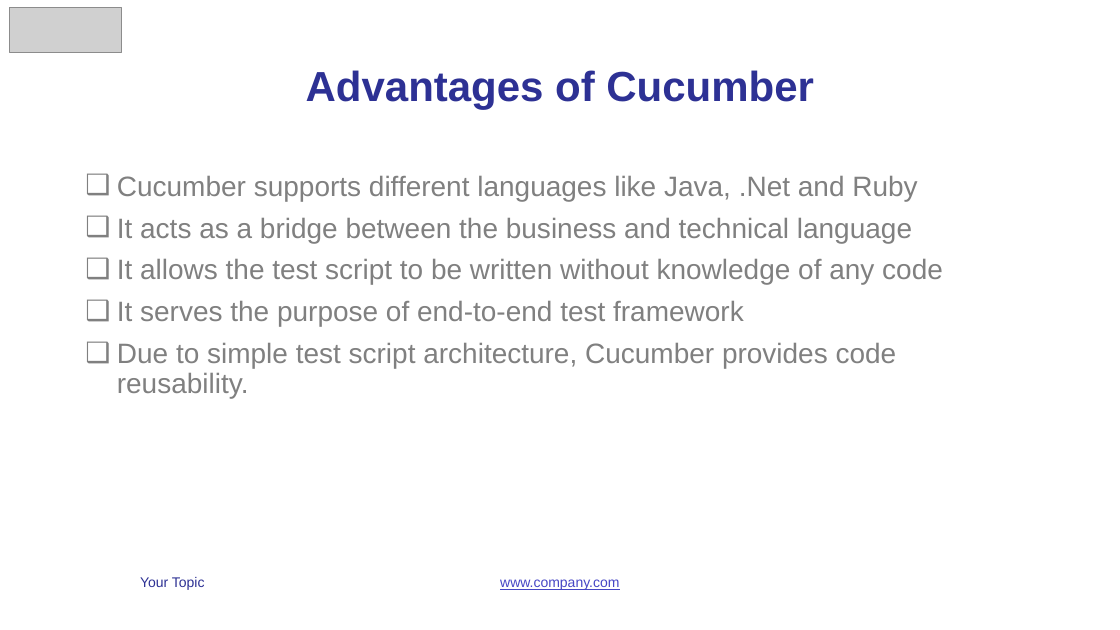
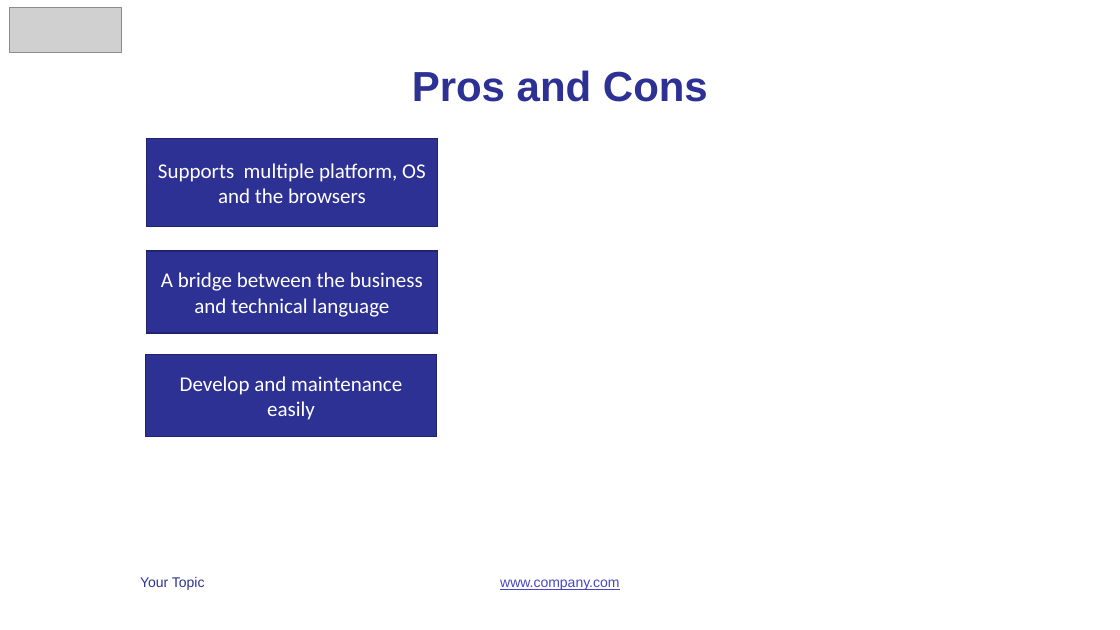
Before and after one commit to vunguyen2588/Cucumber, a slide deck: slide 6 of b4uconference_cucumber_slide.pptx (slide 5 before the commit). Drawn at 1120x630 pixels with LibreOffice and Linux fonts; fonts in the diff are those of the drawing; grey boxes stand for pictures. Boxes give left, top, right and bottom in pixels: in the first picture for what was removed or moved away, otherwise in the second. Text is boxed around its words. In the diff, an @@ line names an element or a change of style, - is before the commit and + after.

```diff
--- a/b4uconference_cucumber_slide.pptx
+++ b/b4uconference_cucumber_slide.pptx
@@ title at bbox=[412, 70, 708, 102]: text changed @@
-Advantages of Cucumber
+Pros and Cons
@@ rectangle added at bbox=[146, 139, 438, 227], fill #2D3194, outline #21246D 1 pt, 18 pt, text #FFFFFF @@
+Supports multiple platform, OS and the browsers
@@ text removed at bbox=[117, 176, 943, 399] @@
-❑ Cucumber supports different languages like Java, .Net and Ruby
-❑ It acts as a bridge between the business and technical language
-❑ It allows the test script to be written without knowledge of any code
-❑ It serves the purpose of end-to-end test framework
-❑ Due to simple test script architecture, Cucumber provides code reusability.
@@ rectangle added at bbox=[146, 251, 438, 334], fill #2D3194, outline #21246D 1 pt, 18 pt, text #FFFFFF @@
+A bridge between the business and technical language
@@ rectangle added at bbox=[145, 355, 437, 437], fill #2D3194, outline #21246D 1 pt, 18 pt, text #FFFFFF @@
+Develop and maintenance easily
```
Also in this commit, not shown: 8 other slides changed, 4 slides added, 4 slides removed.
